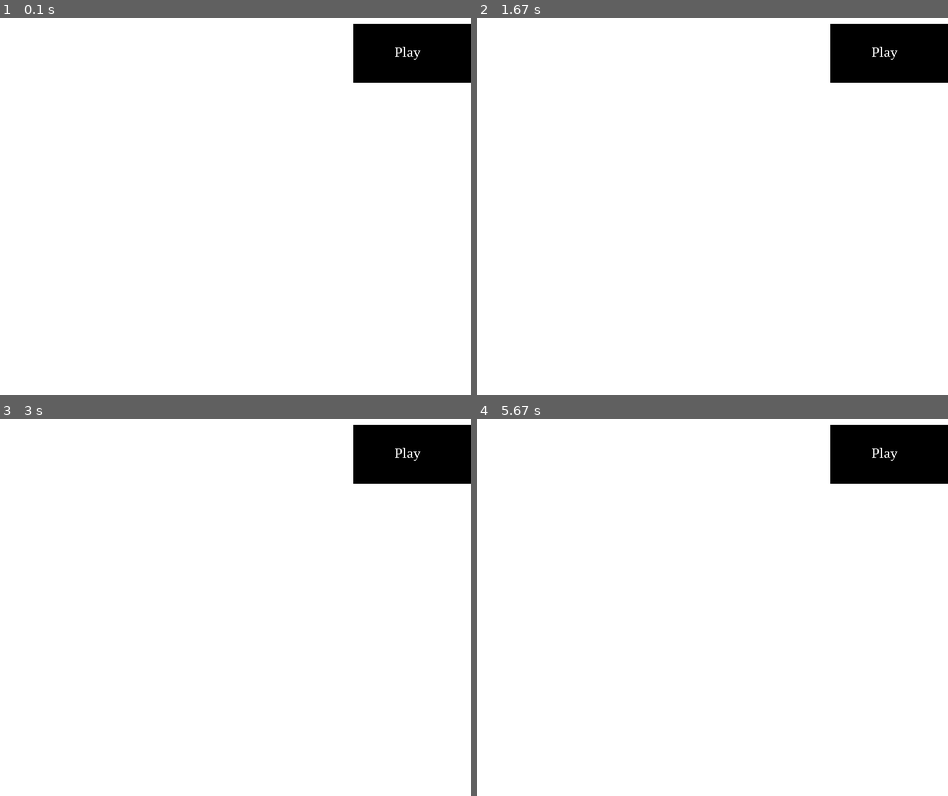
Above: before the commit, frames 1-4 (two rows, left to right).
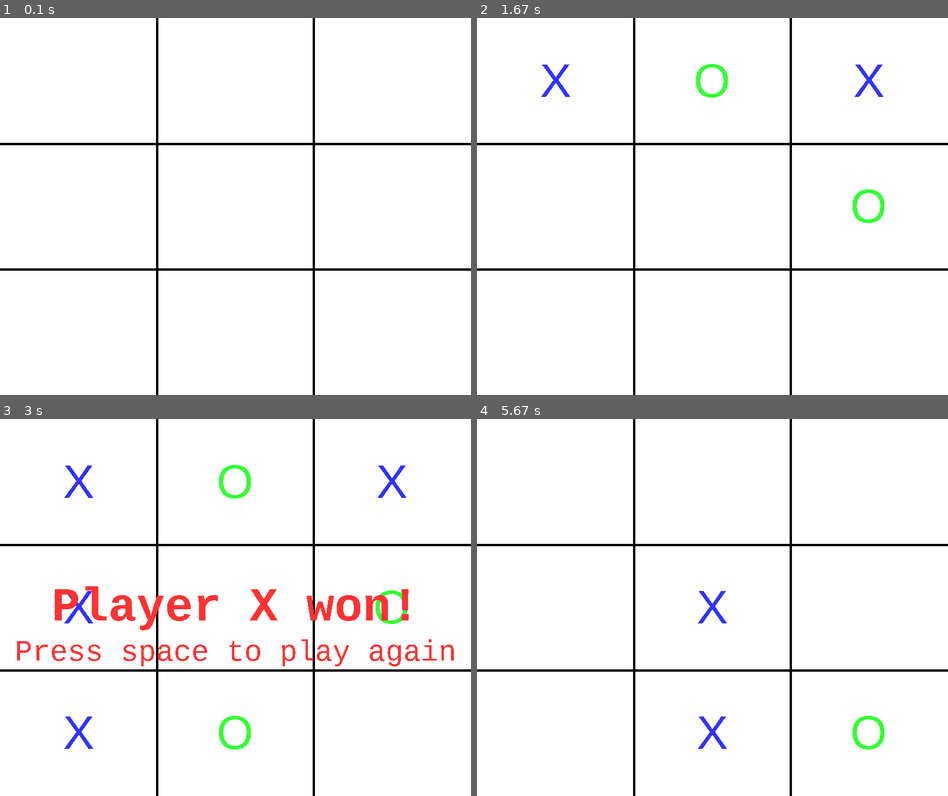
Above: after the commit, the same moments.

Repository: agaur12/Projects
Game: pygame game, started from Tic Taco Toe AI/tttgame.py
Two runs of this game, one before a commit and one after it. Both use one fixed random seed, a clock stepped at 60 frames per second and the inputs below.
Inputs (mouse positions are in pixels of both pictures, inside the frame that each line leads up to):
- Up to frame 1 (0.1 s): no input
- Up to frame 2 (1.67 s): tap 1 at 0.33 s; tap 2 at 0.67 s; tap 3 at 1 s; press the mouse at (637, 82) at 1.37 s; move the mouse to (721, 131) at 1.47 s; release the mouse at (806, 176) at 1.6 s
- Up to frame 3 (3 s): tap 4 at 1.67 s; tap 8 at 2 s; hold 7 2.33-2.8 s; move the mouse to (94, 479) at 2.37 s; press the mouse at (160, 483) at 2.87 s; move the mouse to (146, 532) at 2.97 s
- Up to frame 4 (5.67 s): release the mouse at (608, 577) at 3.1 s; click (750, 701) at 3.22 s; tap Space at 4.5 s; tap 5 at 4.83 s; tap 9 at 5.17 s; press the mouse at (750, 701) at 5.53 s; move the mouse to (665, 720) at 5.63 s

The runs differ from the first frame. In frame 1, 6.1% of the frame differs, in the area x 0-100%, y 0-100%; in frame 2, 6.8%; in frame 3, 10%; in frame 4, 6.6%.

Commit message:
finished the tic tac toe game and system

Diff:
--- a/Tic Taco Toe AI/pygame.py
+++ b/Tic Taco Toe AI/pygame.py
@@ -5,16 +5,18 @@
 os.environ['SDL_VIDEO_CENTERED'] = '1'
 SCREEN_SIZE = (800, 640)
 
+TITLE_POS = (250, 100)
+ONEPLAYER_POS  = (300, 300)
+TWOPLAYER_POS = (300, 450)
 CORNER_POS = (600, 10)
-BUTTON_SIZE = (200, 100)
+BUTTON_SIZE = (200, 120)
 
+CYAN = (224,255,255)
 BLACK = (0, 0, 0)
 WHITE = (255, 255, 255)
 GREEN = (50, 255, 50)
 BLUE = (50, 50, 255)
 RED = (255, 50, 50)
-
-REPLAY_MESSAGE = 'Press space to play again'
 
 class Screen():
 	def __init__(self, title, width=SCREEN_SIZE[0], height=SCREEN_SIZE[1],
@@ -65,6 +67,7 @@
 		if(self.CurrentState):
 			pg.draw.rect(display, self.fbcolour,
 						(self.x, self.y, self.sx, self.sy))
+
 		else:
 			pg.draw.rect(display, self.fbcolour,
 						(self.x, self.y, self.sx, self.sy))
@@ -86,44 +89,47 @@
 			self.CurrentState = False
 			return False
 
+class Title(Button):
+  def __init__(self, x, y, sx, sy, bcolour, fbcolour,
+				font, fcolour, text):
+  	  self.x = x
+  	  self.y = y
+  	  self.sx = sx
+  	  self.sy = sy
+  	  self.fontsize = 100
+  	  self.bcolour = bcolour
+  	  self.fbcolour = fbcolour
+  	  self.font = font
+  	  self.fcolour = fcolour
+  	  self.text = text
+  	  self.CurrentState = False
+  	  self.buttonf = pg.font.SysFont(font, self.fontsize)
+
+
 pg.init()
 pg.font.init()
 
 menuScreen = Screen("Menu Screen")
 
-normalPlayScreen = Screen("Strategic Tic Tac Toe Play Screen")
+twoPlayerScreen = Screen("One Player Screen")
 
-strategicPlayScreen
+onePlayerScreen = Screen("Two Player Screen")
 
-normalTicTactToeScreen
-
-strategicTicTactToeScreen
-
-smallBoardScreen
-
-mediumBoardScreen
-
-largeBoardScreen
-
-control_bar = Screen("Control Screen")
+controlBar = Screen("Control Screen")
 
 win = menuScreen.makeCurrentScreen()
 
-MENU_BUTTON = Button(CORNER_POS[0], CORNER_POS[1], BUTTON_SIZE[0], BUTTON_SIZE[1], (0, 0, 0),
+TITLE_BUTTON = Title(TITLE_POS[0], TITLE_POS[1], BUTTON_SIZE[0], BUTTON_SIZE[1], (0, 0, 0),
+						CYAN, "TimesNewRoman",
+						(50, 50, 255), "TIC TAC TOE")
+
+ONE_PLAYER_BUTTON = Button(ONEPLAYER_POS[0], ONEPLAYER_POS[1], BUTTON_SIZE[0], BUTTON_SIZE[1], (0, 0, 0),
 					BLACK, "TimesNewRoman",
-					(255, 255, 255), "Play")
+					(255, 255, 255), "One Player")
 
-PLAY_BUTTON = Button(CORNER_POS[0], CORNER_POS[1], BUTTON_SIZE[0], BUTTON_SIZE[1], (0, 0, 0),
+TWO_PLAYER_BUTTON = Button(TWOPLAYER_POS[0], TWOPLAYER_POS[1], BUTTON_SIZE[0], BUTTON_SIZE[1], (0, 0, 0),
 					BLACK, "TimesNewRoman",
-					(255, 255, 255), "Play")
-
-ONE_PLAYER_BUTTON = Button(CORNER_POS[0], CORNER_POS[1], BUTTON_SIZE[0], BUTTON_SIZE[1], (0, 0, 0),
-					BLACK, "TimesNewRoman",
-					(255, 255, 255), "Play")
-
-TWO_PLAYER_BUTTON = Button(CORNER_POS[0], CORNER_POS[1], BUTTON_SIZE[0], BUTTON_SIZE[1], (0, 0, 0),
-					BLACK, "TimesNewRoman",
-					(255, 255, 255), "Play")
+					(255, 255, 255), "Two Player")
 
 BACK_BUTTON = Button(CORNER_POS[0], CORNER_POS[1], BUTTON_SIZE[0], BUTTON_SIZE[1], (0, 0, 0),
 						BLACK, "TimesNewRoman",
@@ -134,26 +140,44 @@
 
 while not done:
 	menuScreen.screenUpdate()
-	control_bar.screenUpdate()
+	onePlayerScreen.screenUpdate()
+	twoPlayerScreen.screenUpdate()
+	controlBar.screenUpdate()
 	mouse_pos = pg.mouse.get_pos()
 	mouse_click = pg.mouse.get_pressed()
 	keys = pg.key.get_pressed()
-	if menuScreen.checkUpdate(WHITE):
-		control_barbutton = ONE_PLAYER_BUTTON.focusCheck(mouse_pos,
+	if menuScreen.checkUpdate(CYAN):
+		button_one = ONE_PLAYER_BUTTON.focusCheck(mouse_pos,
+												mouse_click)
+		button_two = TWO_PLAYER_BUTTON.focusCheck(mouse_pos,
 												mouse_click)
 		ONE_PLAYER_BUTTON.showButton(menuScreen.returnTitle())
+		TWO_PLAYER_BUTTON.showButton(menuScreen.returnTitle())
+		TITLE_BUTTON.showButton(menuScreen.returnTitle())
 
-		if control_barbutton:
-			win = control_bar.makeCurrentScreen()
+		if button_one:
+			win = onePlayerScreen.makeCurrentScreen()
 			menuScreen.endCurrentScreen()
+		if button_two:
+		  win = twoPlayerScreen.makeCurrentScreen()
+		  menuScreen.endCurrentScreen()
 
-	elif control_bar.checkUpdate(WHITE):
+	elif onePlayerScreen.checkUpdate(WHITE):
 		return_back = BACK_BUTTON.focusCheck(mouse_pos,
 												mouse_click)
-		BACK_BUTTON.showButton(control_bar.returnTitle())
+		BACK_BUTTON.showButton(onePlayerScreen.returnTitle())
 
 		if return_back:
-			control_bar.endCurrentScreen()
+			onePlayerScreen.endCurrentScreen()
+			win = menuScreen.makeCurrentScreen()
+
+	elif twoPlayerScreen.checkUpdate(WHITE):
+		return_back = BACK_BUTTON.focusCheck(mouse_pos,
+												mouse_click)
+		BACK_BUTTON.showButton(twoPlayerScreen.returnTitle())
+
+		if return_back:
+			twoPlayerScreen.endCurrentScreen()
 			win = menuScreen.makeCurrentScreen()
 	for event in pg.event.get():
 		if(event.type == pg.QUIT):
--- a/Tic Taco Toe AI/tttgame.py
+++ b/Tic Taco Toe AI/tttgame.py
@@ -2,177 +2,28 @@
 import sys
 import os
 
+
 os.environ['SDL_VIDEO_CENTERED'] = '1'
-SCREEN_SIZE = (800, 640)
-
-BUTTON_POS = (600, 10)
-BUTTON_SIZE = (200, 100)
+GAME_SIZE = (800, 640)
 
 BLACK = (0, 0, 0)
 WHITE = (255, 255, 255)
 GREEN = (50, 255, 50)
 BLUE = (50, 50, 255)
 RED = (255, 50, 50)
-
 REPLAY_MESSAGE = 'Press space to play again'
 
-class Screen():
-	def __init__(self, title, width=SCREEN_SIZE[0], height=SCREEN_SIZE[1],
-				fill=(0, 0, 255)):
-		self.height = height
-		self.title = title
-		self.width = width
-		self.fill = fill
-		self.CurrentState = False
-
-	def makeCurrentScreen(self):
-		pg.display.set_caption(self.title)
-		self.CurrentState = True
-		self.screen = pg.display.set_mode((self.width,
-										self.height))
-
-	def endCurrentScreen(self):
-		self.CurrentState = False
-
-	def checkUpdate(self, fill):
-		self.fill = fill
-		return self.CurrentState
-
-	def screenUpdate(self):
-		if self.CurrentState:
-			self.screen.fill(self.fill)
-
-	def returnTitle(self):
-		return self.screen
-
-class Button():
-	def __init__(self, x, y, sx, sy, bcolour, fbcolour,
-				font, fcolour, text):
-		self.x = x
-		self.y = y
-		self.sx = sx
-		self.sy = sy
-		self.fontsize = 25
-		self.bcolour = bcolour
-		self.fbcolour = fbcolour
-		self.fcolour = fcolour
-		self.text = text
-		self.CurrentState = False
-		self.buttonf = pg.font.SysFont(font,
-									self.fontsize)
-
-	def showButton(self, display):
-		if(self.CurrentState):
-			pg.draw.rect(display, self.fbcolour,
-						(self.x, self.y, self.sx, self.sy))
-		else:
-			pg.draw.rect(display, self.fbcolour,
-						(self.x, self.y, self.sx, self.sy))
-		textsurface = self.buttonf.render(self.text,
-										False,
-										self.fcolour)
-		display.blit(textsurface, ((self.x + (self.sx/2) -
-									(self.fontsize/2)*(len(self.text)/2)
-									- 5, (self.y + (self.sy/2)
-										- (self.fontsize/2)-4))))
-	def focusCheck(self, mousepos, mouseclick):
-		if(mousepos[0] >= self.x and mousepos[0]
-			<= self.x + self.sx and mousepos[1] >= self.y
-				and mousepos[1] <= self.y + self.sy):
-			self.CurrentState = True
-			return mouseclick[0]
-
-		else:
-			self.CurrentState = False
-			return False
-
-pg.init()
-pg.font.init()
-
-menuScreen = Screen("Menu Screen")
-
-playScreen = Screen("Play Screen")
-
-control_bar = Screen("Control Screen")
-
-win = menuScreen.makeCurrentScreen()
-
-ONE_PLAYER_BUTTON = Button(BUTTON_POS[0], BUTTON_POS[1], BUTTON_SIZE[0], BUTTON_SIZE[1], (0, 0, 0),
-					BLACK, "TimesNewRoman",
-					(255, 255, 255), "Play")
-
-TWO_PLAYER_BUTTON = Button(BUTTON_POS[0], BUTTON_POS[1], BUTTON_SIZE[0], BUTTON_SIZE[1], (0, 0, 0),
-					BLACK, "TimesNewRoman",
-					(255, 255, 255), "Play")
-
-BACK_BUTTON = Button(BUTTON_POS[0], BUTTON_POS[1], BUTTON_SIZE[0], BUTTON_SIZE[1], (0, 0, 0),
-						BLACK, "TimesNewRoman",
-						(255, 255, 255), "Back")
-
-done = False
-toggle = False
-
-while not done:
-	menuScreen.screenUpdate()
-	control_bar.screenUpdate()
-	mouse_pos = pg.mouse.get_pos()
-	mouse_click = pg.mouse.get_pressed()
-	keys = pg.key.get_pressed()
-	if menuScreen.checkUpdate(WHITE):
-		control_barbutton = ONE_PLAYER_BUTTON.focusCheck(mouse_pos,
-												mouse_click)
-		ONE_PLAYER_BUTTON.showButton(menuScreen.returnTitle())
-
-		if control_barbutton:
-			win = control_bar.makeCurrentScreen()
-			menuScreen.endCurrentScreen()
-
-	elif control_bar.checkUpdate(WHITE):
-		return_back = BACK_BUTTON.focusCheck(mouse_pos,
-												mouse_click)
-		BACK_BUTTON.showButton(control_bar.returnTitle())
-
-		if return_back:
-			control_bar.endCurrentScreen()
-			win = menuScreen.makeCurrentScreen()
-	for event in pg.event.get():
-		if(event.type == pg.QUIT):
-			done = True
-
-	pg.display.update()
-pg.quit()
-
-"""from PyQt5.QtCore import Qt
-from PyQt5.QtWidgets import QSlider
-import sys
-from PyQt5 import QtGui
-
-def window():
-   app = QtGui.QApplication(sys.argv)
-   w = QtGui.QWidget()
-   b = QtGui.QLabel(w)
-   b.setText("Hello World!")
-   w.setGeometry(100,100,200,50)
-   b.move(50,20)
-   w.setWindowTitle("Tic Tac Toe")
-   w.show()
-   sys.exit(app.exec_())
-
-if __name__ == '__main__':
-   window()
-
-mySlider = QSlider(Qt.Horizontal, self)
-mySlider.setGeometry(30, 40, 200, 30)
-mySlider.valueChanged[int].connect(self.changeValue)"""
-
-"""
 pg.init()
 board_font = pg.font.SysFont('arial', 80)
 game_over_font = pg.font.SysFont('monospace', 80, bold=True)
 replay_font = pg.font.SysFont('monospace', 50)
-screen = pg.display.set_mode(SCREEN_SIZE)
+screen = pg.display.set_mode(GAME_SIZE)
 pg.display.set_caption('Tic Tac Toe')
+mouse_click = pg.mouse.get_pressed()
+rect_width = int(GAME_SIZE[0] / 3)
+rect_height = int(GAME_SIZE[1] / 3)
 clock = pg.time.Clock()
+
 
 def draw_lines(screen, screen_size):
     vertical_line_1 = int(screen_size[0] / 3)
@@ -204,7 +55,7 @@
         for j in range(3):
             board[i].append({
                 'played': False,
-                'player': str(counter),
+                'player': '',
                 'rect': pg.Rect(left, top, rect_width, rect_height)
             })
             left += rect_width
@@ -236,58 +87,80 @@
 def is_stalemate(board):
     return all([all([r['played'] for r in row]) for row in board])
 
-
-def update(game, keys_pressed):
+def user_click():
+    x, y = pg.mouse.get_pos()
+    mouse_click = pg.mouse.get_pressed()
+    if (mouse_click[0] == True):
+      if (x < rect_width):
+          col = 1
+      elif (x < rect_width * 2):
+          col = 2
+      elif(x < rect_width * 3):
+          col = 3
+      else:
+          col = None
+      if(y <  rect_height):
+          row = 1
+      elif (y < rect_height * 2):
+          row = 2
+      elif(y < rect_height * 3):
+          row = 3
+      else:
+          row = None
+      coordinates = (col, row)
+      return coordinates
+
+def update(game, keys_pressed, userclick):
     someone_played = False
-    if ((keys_pressed[pg.K_1] or keys_pressed[pg.K_KP1])
+    if ((keys_pressed[pg.K_1] or keys_pressed[pg.K_KP1] or userclick == (1, 1))
             and not game['board'][0][0]['played']):
         game['board'][0][0]['played'] = True
         game['board'][0][0]['player'] = game['player']
         someone_played = True
 
-    elif ((keys_pressed[pg.K_2] or keys_pressed[pg.K_KP2])
+    elif ((keys_pressed[pg.K_2] or keys_pressed[pg.K_KP2] or userclick == (2, 1))
             and not game['board'][0][1]['played']):
         game['board'][0][1]['played'] = True
         game['board'][0][1]['player'] = game['player']
         someone_played = True
 
-    elif ((keys_pressed[pg.K_3] or keys_pressed[pg.K_KP3])
+    elif ((keys_pressed[pg.K_3] or keys_pressed[pg.K_KP3] or userclick == (3, 1))
             and not game['board'][0][2]['played']):
         game['board'][0][2]['played'] = True
         game['board'][0][2]['player'] = game['player']
         someone_played = True
 
-    elif ((keys_pressed[pg.K_4] or keys_pressed[pg.K_KP4])
+    elif ((keys_pressed[pg.K_4] or keys_pressed[pg.K_KP4] or userclick == (1, 2))
             and not game['board'][1][0]['played']):
         game['board'][1][0]['played'] = True
         game['board'][1][0]['player'] = game['player']
         someone_played = True
 
-    elif ((keys_pressed[pg.K_5] or keys_pressed[pg.K_KP5])
+    elif ((keys_pressed[pg.K_5] or keys_pressed[pg.K_KP5] or userclick == (2, 2))
             and not game['board'][1][1]['played']):
         game['board'][1][1]['played'] = True
         game['board'][1][1]['player'] = game['player']
         someone_played = True
 
-    elif ((keys_pressed[pg.K_6] or keys_pressed[pg.K_KP6])
+    elif ((keys_pressed[pg.K_6] or keys_pressed[pg.K_KP6] or userclick == (3, 2))
             and not game['board'][1][2]['played']):
         game['board'][1][2]['played'] = True
         game['board'][1][2]['player'] = game['player']
         someone_played = True
 
-    elif ((keys_pressed[pg.K_7] or keys_pressed[pg.K_KP7])
+    elif ((keys_pressed[pg.K_7] or keys_pressed[pg.K_KP7] or userclick == (1, 3))
             and not game['board'][2][0]['played']):
         game['board'][2][0]['played'] = True
         game['board'][2][0]['player'] = game['player']
         someone_played = True
 
-    elif ((keys_pressed[pg.K_8] or keys_pressed[pg.K_KP8])
-            and not game['board'][2][1]['played']):
+    elif ((keys_pressed[pg.K_8] or keys_pressed[pg.K_KP8]  or userclick == (2, 3))
+            and not (game['board'][2][1]['played'])):
         game['board'][2][1]['played'] = True
         game['board'][2][1]['player'] = game['player']
         someone_played = True
 
-    elif ((keys_pressed[pg.K_9] or keys_pressed[pg.K_KP9])
+    elif ((keys_pressed[pg.K_9] or keys_pressed[pg.K_KP9] or userclick == (3, 3))
             and not game['board'][2][2]['played']):
         game['board'][2][2]['played'] = True
         game['board'][2][2]['player'] = game['player']
@@ -321,11 +194,11 @@
 
     if game['win']:
         win_message = 'Player ' + game['player'] + ' won!'
-        end_game_message(screen, SCREEN_SIZE, win_message, game_over_font,
+        end_game_message(screen, GAME_SIZE, win_message, game_over_font,
                 REPLAY_MESSAGE, replay_font, RED)
     elif not game['win'] and game['stalemate']:
         stale_message = 'Stalemate!'
-        end_game_message(screen, SCREEN_SIZE, stale_message, game_over_font,
+        end_game_message(screen, GAME_SIZE, stale_message, game_over_font,
                 REPLAY_MESSAGE, replay_font, RED)
 
     pg.display.update()
@@ -335,7 +208,7 @@
 def main():
     def initialise():
         return {
-                'board': initialise_board(SCREEN_SIZE),
+                'board': initialise_board(GAME_SIZE),
                 'player':  'X',
                 'win': False,
                 'stalemate': False,
@@ -351,8 +224,10 @@
                 sys.exit()
 
         keys_pressed = pg.key.get_pressed()
+
+        userclick = user_click()
         if not (game['win'] or game['stalemate']):
-            game['change_player'] = update(game, keys_pressed)
+            game['change_player'] = update(game, keys_pressed, userclick)
         else:
             if keys_pressed[pg.K_SPACE]:
                 game = initialise()
@@ -360,7 +235,8 @@
         game['win'] = winner(game['board'], game['player'])
         game['stalemate'] = is_stalemate(game['board'])
 
-        render(screen, SCREEN_SIZE, game, clock)
+        render(screen, GAME_SIZE, game, clock)
+
         if game['change_player'] and not (game['win'] or game['stalemate']):
             if game['player'] == 'X':
                 game['player'] = 'O'
@@ -369,5 +245,3 @@
 
 if __name__ == '__main__':
     main()
-
-"""
